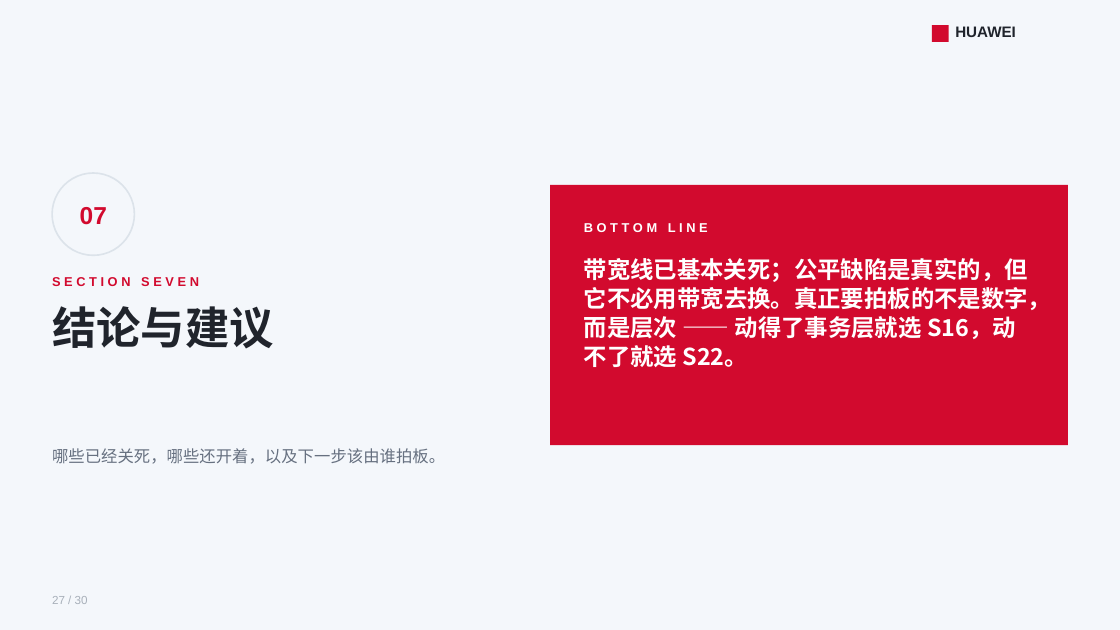
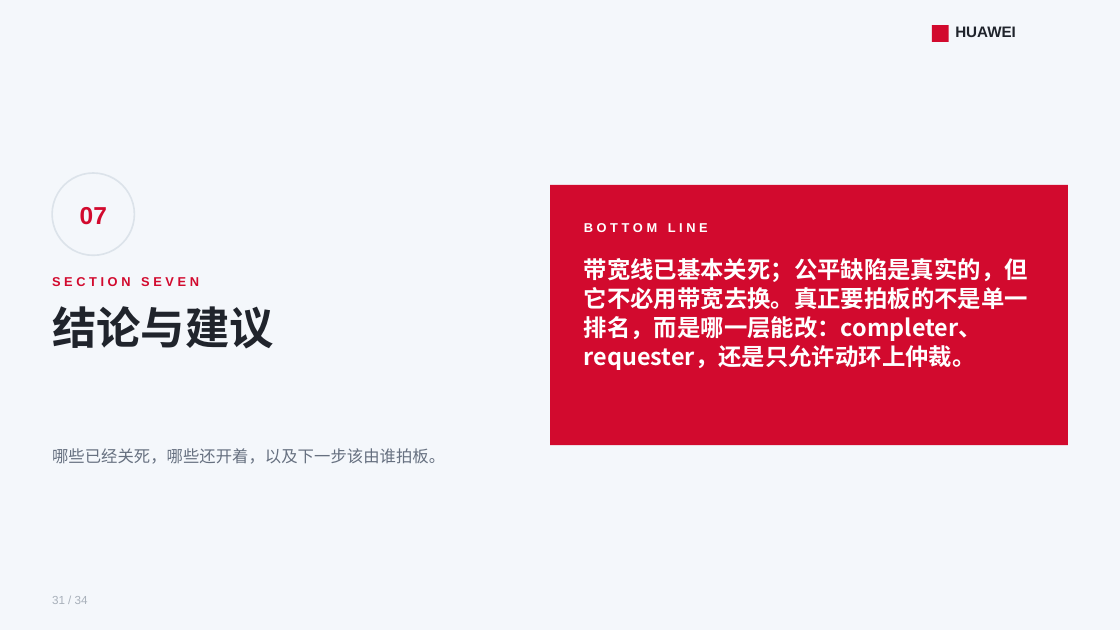
Before and after one commit to lukebest/booksim2, a slide deck: slide 31 of ppt/ring2-write-fairness.pptx (slide 27 before the commit). Drawn at 1120x630 pixels with LibreOffice and Linux fonts; fonts in the diff are those of the drawing. Boxes give left, top, right and bottom in pixels: in the first picture for what was removed or moved away, otherwise in the second. Text is boxed around its words. In the diff, an @@ line names an element or a change of style, - is before the commit and + after.

```diff
--- a/ppt/ring2-write-fairness.pptx
+++ b/ppt/ring2-write-fairness.pptx
@@ text at (x1=584, y1=258, x2=1028, y2=370): text changed @@
-带宽线已基本关死；公平缺陷是真实的，但它不必用带宽去换。真正要拍板的不是数字，而是层次 —— 动得了事务层就选 S16，动不了就选 S22。
+带宽线已基本关死；公平缺陷是真实的，但它不必用带宽去换。真正要拍板的不是单一排名，而是哪一层能改：completer、requester，还是只允许动环上仲裁。
@@ text at (x1=52, y1=596, x2=88, y2=604): text changed @@
-27 / 30
+31 / 34
```
Also in this commit, not shown: 28 other slides changed, 4 slides added, 8 other files.
